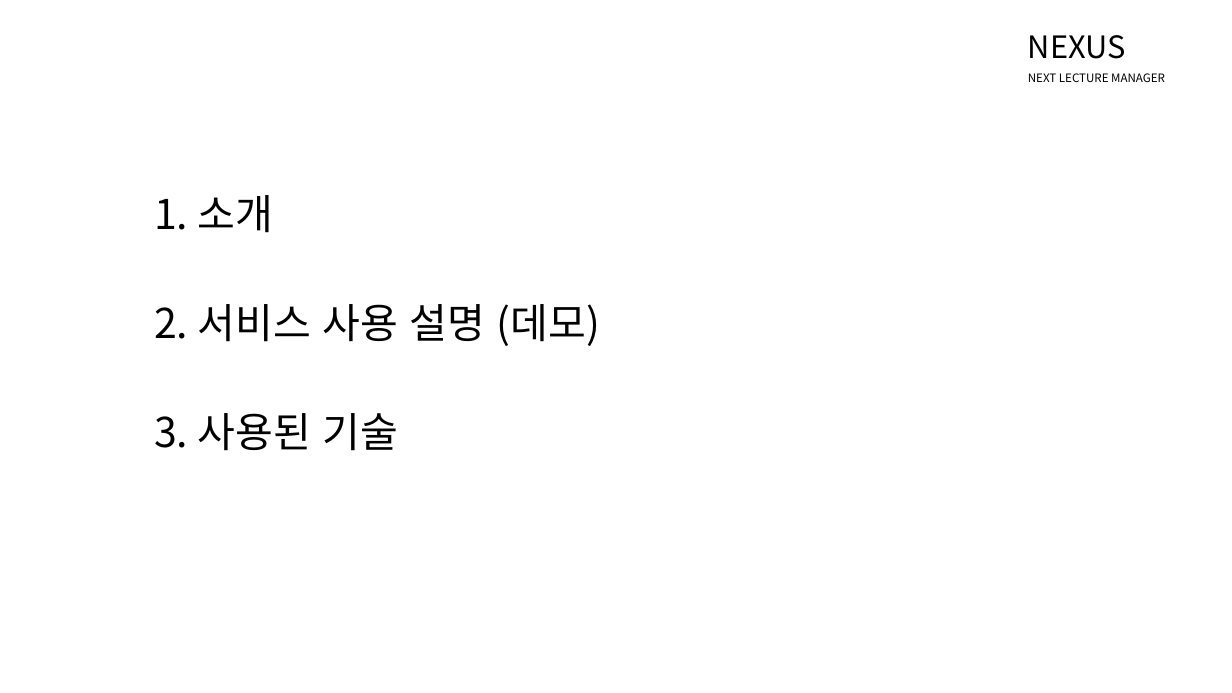
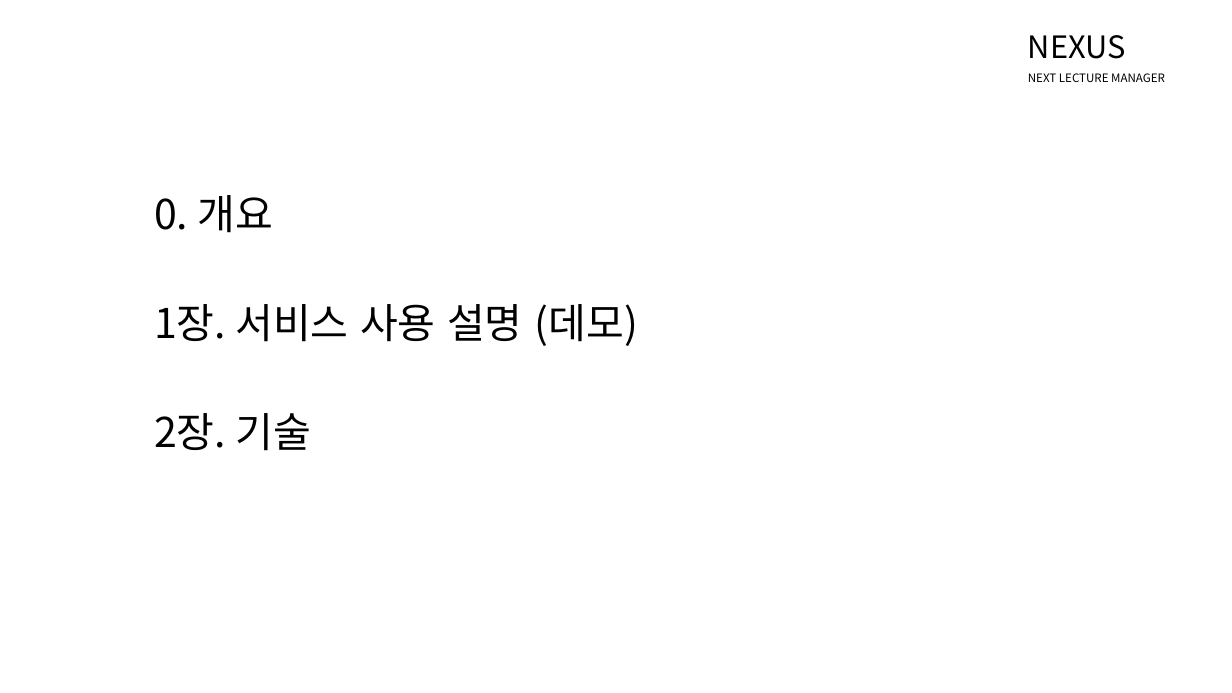
Before and after one commit to NHNNEXT/2015-03-REAL-TUTU, a slide deck: slide 2 of Nexus.pptx. Drawn at 1232x693 pixels with LibreOffice and Linux fonts; fonts in the diff are those of the drawing. Boxes give left, top, right and bottom in pixels: in the first picture for what was removed or moved away, otherwise in the second. Text is boxed around its words. In the diff, an @@ line names an element or a change of style, - is before the commit and + after.

```diff
--- a/Nexus.pptx
+++ b/Nexus.pptx
@@ text at <box>154,195,274,233</box>: text changed @@
-1. 소개
+0. 개요
@@ text at <box>154,304,638,346</box>: text changed @@
-2. 서비스 사용 설명 (데모)
+1장. 서비스 사용 설명 (데모)
@@ text at <box>154,413,311,451</box>: text changed @@
-3. 사용된 기술
+2장. 기술
```
Also in this commit, not shown: 17 other slides changed, 10 slides added, 2 other files.
